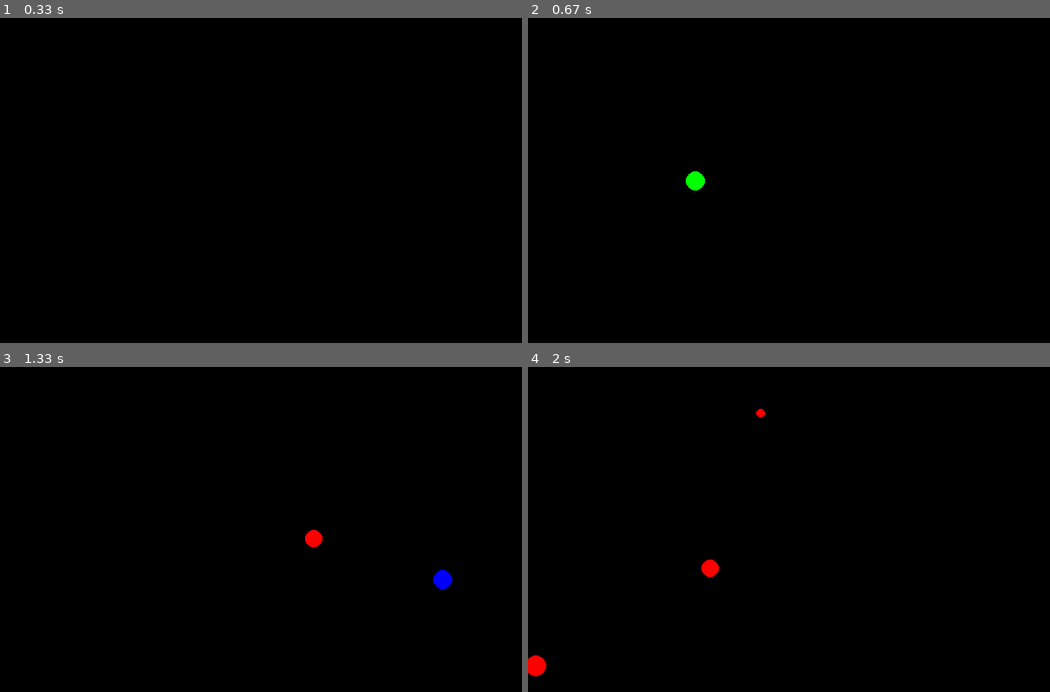
Above: before the commit, frames 1-4 (two rows, left to right).
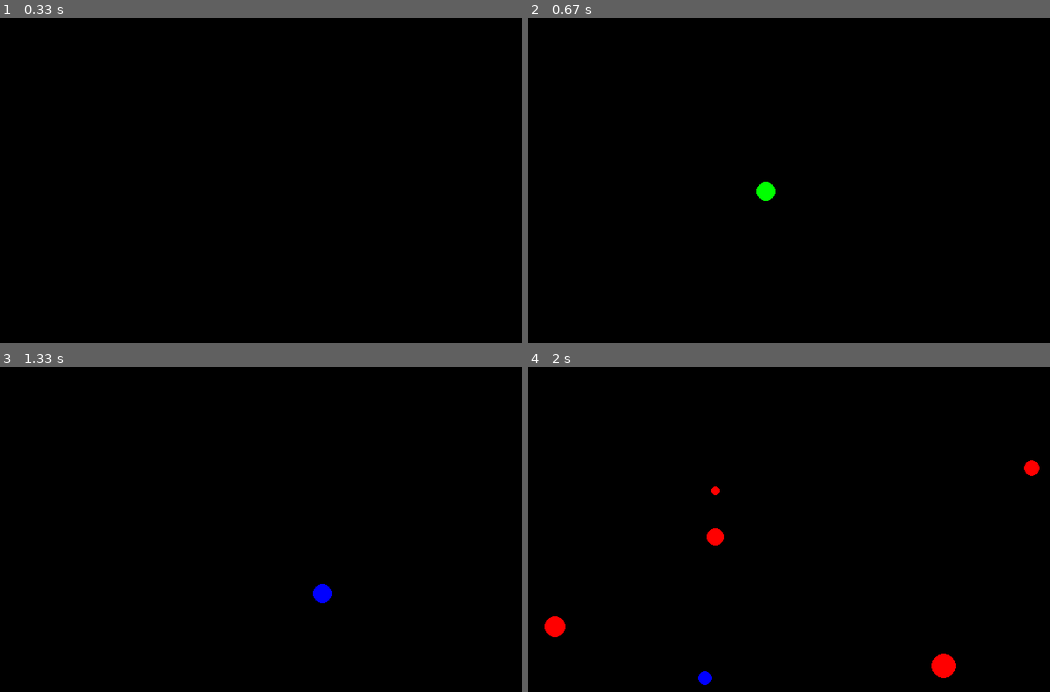
Above: after the commit, the same moments.

Repository: TharitSinsunthorn/Comsem
Game: pygame game, started from particle.py
Two runs of this game, one before a commit and one after it. Both use one fixed random seed, a clock stepped at 60 frames per second and the inputs below.
Inputs (mouse positions are in pixels of both pictures, inside the frame that each line leads up to):
- Up to frame 1 (0.33 s): no input
- Up to frame 2 (0.67 s): press the mouse at (794, 190) at 0.37 s; move the mouse to (726, 180) at 0.47 s; release the mouse at (663, 170) at 0.6 s
- Up to frame 3 (1.33 s): click (99, 464) at 0.72 s; click (323, 549) at 1.05 s
- Up to frame 4 (2 s): right-click (773, 458) at 1.38 s; click (715, 445) at 1.72 s

Frame 1 is identical in both runs. In frame 2, 0.3% of the frame differs, in the area x 30-48%, y 47-57%; in frame 3, 0.5%; in frame 4, 1.2%, in the area x 0-98%, y 12-98%.

Commit message:
chap5_Ex3_sling

Diff:
--- a/particle.py
+++ b/particle.py
@@ -47,10 +47,10 @@
             p.draw(self.screen)
         pygame.display.update()
 
-    def add_particle(self, pos, button):
+    def add_particle(self, pos, v, button):
         if button == 1:
-            vx = random.uniform(-10, 10)
-            vy = random.uniform(-10, 0)
+            vx = v[0]
+            vy = v[1]
             rr = random.uniform(5,15)
             color_list = ["red", "green", "blue"]
             p = Particle(pos, (vx, vy), self.world, radius=rr, color = random.choice(color_list))
@@ -81,7 +81,9 @@
                     if event.key == pygame.K_ESCAPE:
                         should_quit = True
                 elif event.type == pygame.MOUSEBUTTONDOWN:
-                    self.add_particle(event.pos, event.button)
+                    x,y = event.pos
+                elif event.type == pygame.MOUSEBUTTONUP:
+                    self.add_particle(event.pos, (-(event.pos[0]-x)/5, -(event.pos[1]-y)/5), event.button)
                     self.add_multiple_particles(event.pos, event.button)
             if should_quit:
                 break
